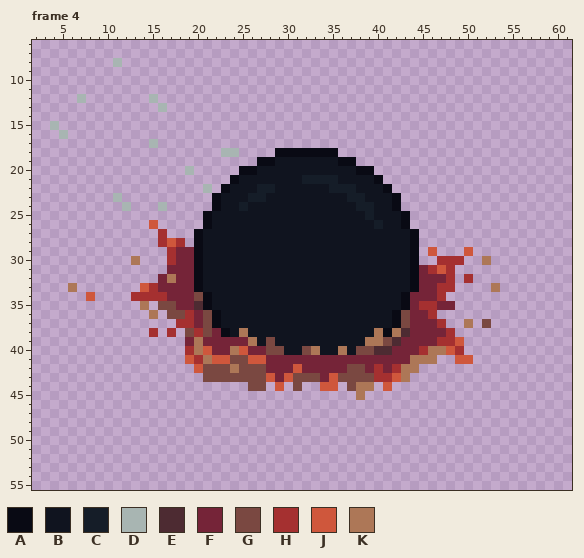
Pixel-art file, stored at img/skills/active_skill_cannonball_anim.aseprite. The picture above is the old version.
64x64 pixels, 6 frames. Shown: frame 4: x 2..61, y 6..55. The commit also changed other frames, which this record leaves out.
Palette (. is transparent): A #090a14  B #10141f  C #151d28  D #a8b5b2  E #4d2b32  F #752438  G #7a4841  H #a53030  J #cf573c  K #ad7757
Pixels before, frame 4, first column x 4:
 8 .......D..........................................
 9 ..................................................
10 ..................................................
11 ..................................................
12 ...D.......D......................................
13 ............D.....................................
14 ..................................................
15 D.................................................
16 .D................................................
17 ...........D......................................
18 ...................DD....AAAAAAA..................
19 .......................AABBBBBBBAA................
20 ...............D.....AABBBBBBBBBBBAA..............
21 ....................ABBBBBBBCCCCBBBBA.............
22 .................D.ABBBCCBBBBBBCCCBBBA............
23 .......D..........ABBBCCBBBBBBBBBCCBBBA...........
24 ........D...D.....ABBCBBBBBBBBBBBBCCBBA...........
25 .................ABBBBBBBBBBBBBBBBBCBBBA..........
26 ...........J.....ABBBBBBBBBBBBBBBBBBCBBA..........
27 ............H...ABBBBBBBBBBBBBBBBBBBBBBBA.........
28 ............HJH.ABBBBBBBBBBBBBBBBBBBBBBBA.........
29 .............HFFABBBBBBBBBBBBBBBBBBBBBBBA.J...J...
30 .........K...HFFABBBBBBBBBBBBBBBBBBBBBBBA..HHH..K.
31 .............FFFABBBBBBBBBBBBBBBBBBBBBBBAFHJH.....
32 ............FKFFABBBBBBBBBBBBBBBBBBBBBBBAFFFH.H...
33 ..K.......JHFFFFABBBBBBBBBBBBBBBBBBBBBBBAFFHH....K
34 ....J....HHHHFFFGABBBBBBBBBBBBBBBBBBBBBAFFFH......
35 ..........K.GGFFEABBBBBBBBBBBBBBBBBBBBBAFHHFF.....
36 ...........K.GGHFGABBBBBBBBBBBBBBBBBBBAGFFH.......
37 ..............HHFGABBBBBBBBBBBBBBBBBBBAGFFFH..K.G.
38 ...........H.H.GHGFABKBBBBBBBBBBBBBBKAKEFFFFH.....
39 ...............FKFFFFFKBGBBBBBBBBBBKKGEFFFFHHJ....
40 ...............HKJFFKJFFGGBBGKBBKBGGEEFFFHKKJH....
41 ...............JHKJJGGJJFFFFFFFFFFFFFFFFKKK..JJ...
42 ................JGGGKGGGFFFJFFFFFGGFHFHKK.........
43 .................GGGGGGGJFJGGGFJGGGGHHJK..........
44 ......................GG.J.G..JJ.GKK.J............
45 ..................................K...............
The same view after the edit:
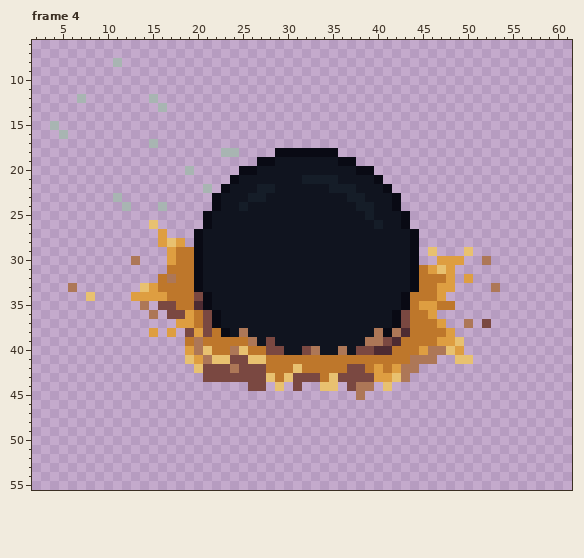
Diff:
colour F: #752438 -> #be772b
colour H: #a53030 -> #de9e41
colour J: #cf573c -> #e8c170
Boxes around the changes in both pictures, in picture pixels (x1, y1, x2, y2):
changed: (86, 220, 473, 391)
